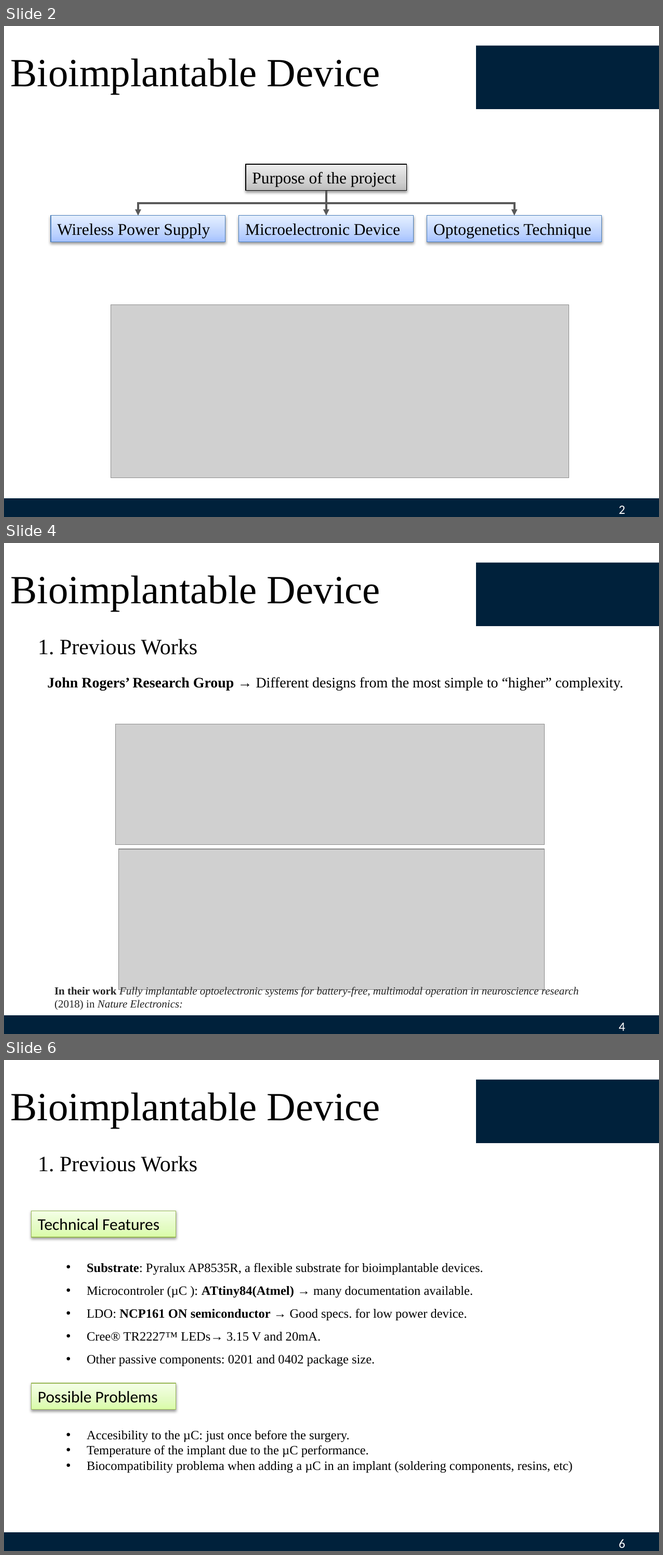
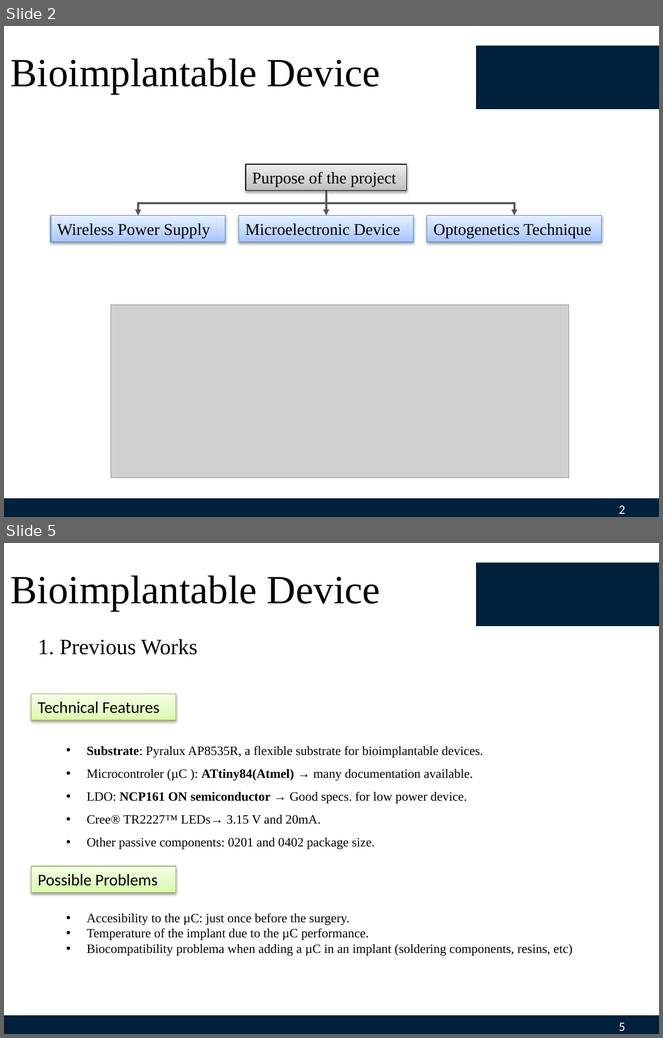
Before and after one commit to GGChe/Bioimplantable_Device, a slide deck: Individual_Contribution/GabrielGaleote/May 15th/May15th.pptx. Shown one above the other, each under a label of ours: slides 2, 4 and 6 before the commit, slides 2 and 5 after it; the slides between them are not shown. The pictures are 663x1555 and 663x1038 pixels, drawn with LibreOffice and Linux fonts; fonts in the diff are those of the drawing; grey boxes stand for pictures; background and template pictures are left out. Boxes give left, top, right and bottom in pixels: in the first picture for what was removed or moved away, otherwise in the second. Text is boxed around its words. In the diff, an @@ line names an element or a change of style, - is before the commit and + after.

```diff
--- a/Individual_Contribution/GabrielGaleote/May 15th/May15th.pptx
+++ b/Individual_Contribution/GabrielGaleote/May 15th/May15th.pptx
@@ slide 4 removed at bbox=[4, 543, 659, 1034], background #FFFFFF; not listed: 3 template elements that a slide beside it also shows @@
@@ title removed at bbox=[11, 575, 380, 611] @@
-Bioimplantable Device
@@ text removed at bbox=[38, 639, 198, 655] @@
-1. Previous Works
@@ text removed at bbox=[47, 677, 624, 690] @@
-John Rogers’ Research Group → Different designs from the most simple to “higher” complexity.
@@ picture removed at bbox=[116, 724, 545, 845] @@
@@ picture removed at bbox=[118, 850, 545, 991] @@
@@ text removed at bbox=[54, 987, 579, 1010] @@
-In their work Fully implantable optoelectronic systems for battery-free, multimodal operation in neuroscience research (2018) in Nature Electronics:
@@ what was slide 6 is now slide 5 @@
@@ page number at bbox=[619, 1023, 625, 1031]: text changed @@
-6
+5
```
Also in this commit, not shown: 1 slide changed, 2 slides added, 7 other slides removed.
